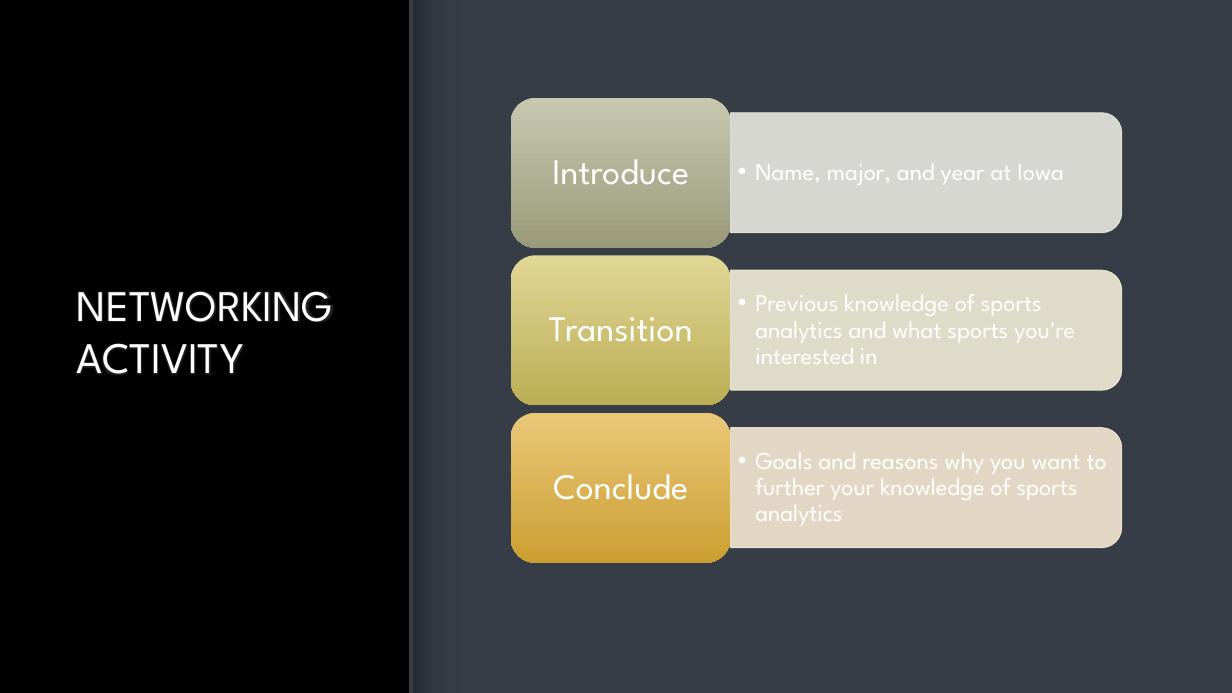
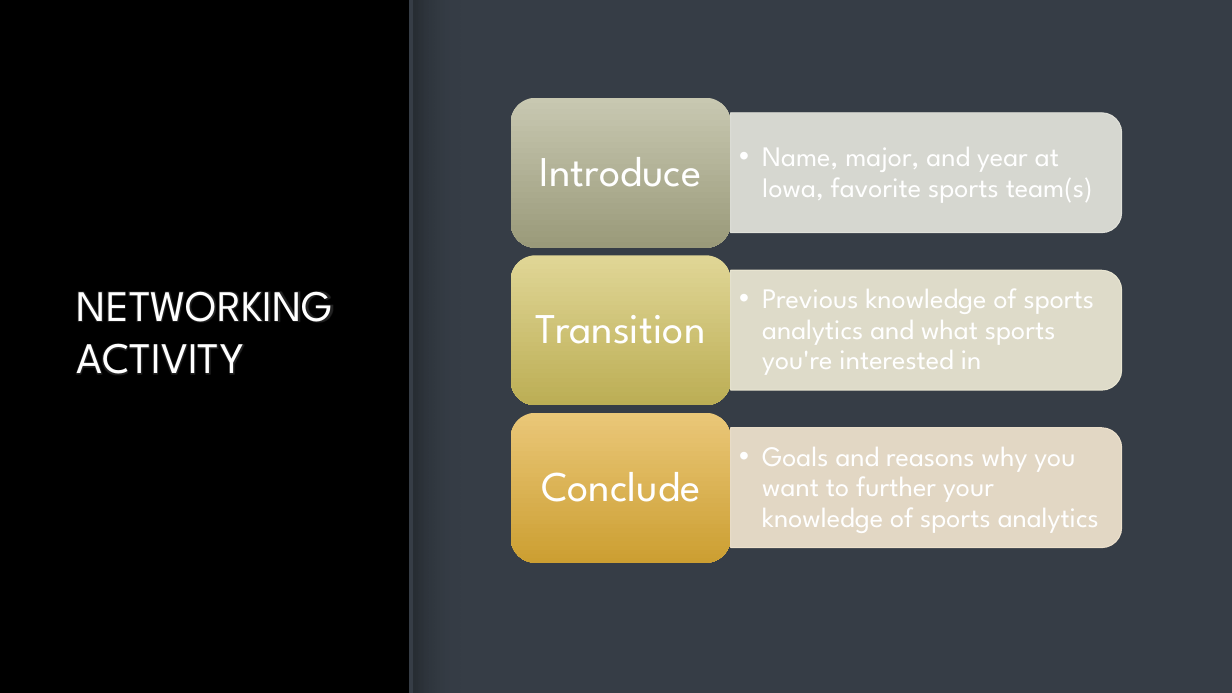
Before and after one commit to cjskalla/Sports-Analytics-SIG, a slide deck: slide 5 of Meeting Info/9-3.pptx (slide 6 before the commit). Drawn at 1232x693 pixels with LibreOffice and Linux fonts; fonts in the diff are those of the drawing; background and template pictures are left out. Boxes give left, top, right and bottom in pixels: in the first picture for what was removed or moved away, otherwise in the second. Text is boxed around its words. In the diff, an @@ line names an element or a change of style, - is before the commit and + after.

```diff
--- a/Meeting Info/9-3.pptx
+++ b/Meeting Info/9-3.pptx
@@ text at (762,147,1093,203): text changed; size 19 to 22 pt @@
-  • Name, major, and year at Iowa
+  • Name, major, and year at Iowa, favorite sports team(s)
@@ text "Previous knowledge of sports analytics ..." at (762,289,1095,375): size 19 to 22 pt; indent changed @@
@@ size 28 to 33 pt; more space between paragraphs in 3 elements at (540,157,701,187), (536,315,706,344), (541,472,700,502) @@
@@ text "Goals and reasons why you ..." at (762,447,1099,533): size 19 to 22 pt; indent changed @@
```
Also in this commit, not shown: 5 other slides changed, 2 slides added, 2 other files.
